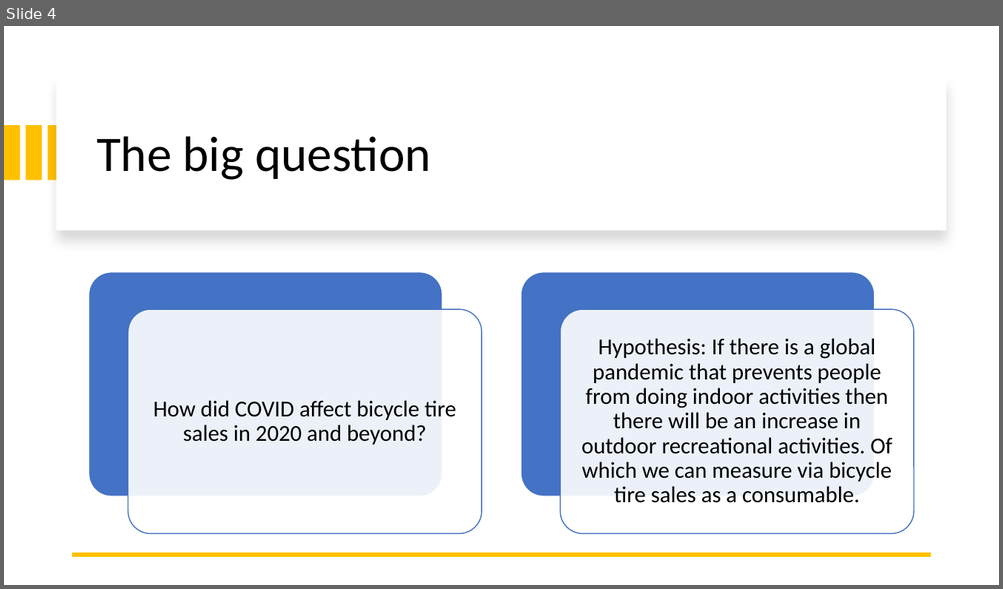
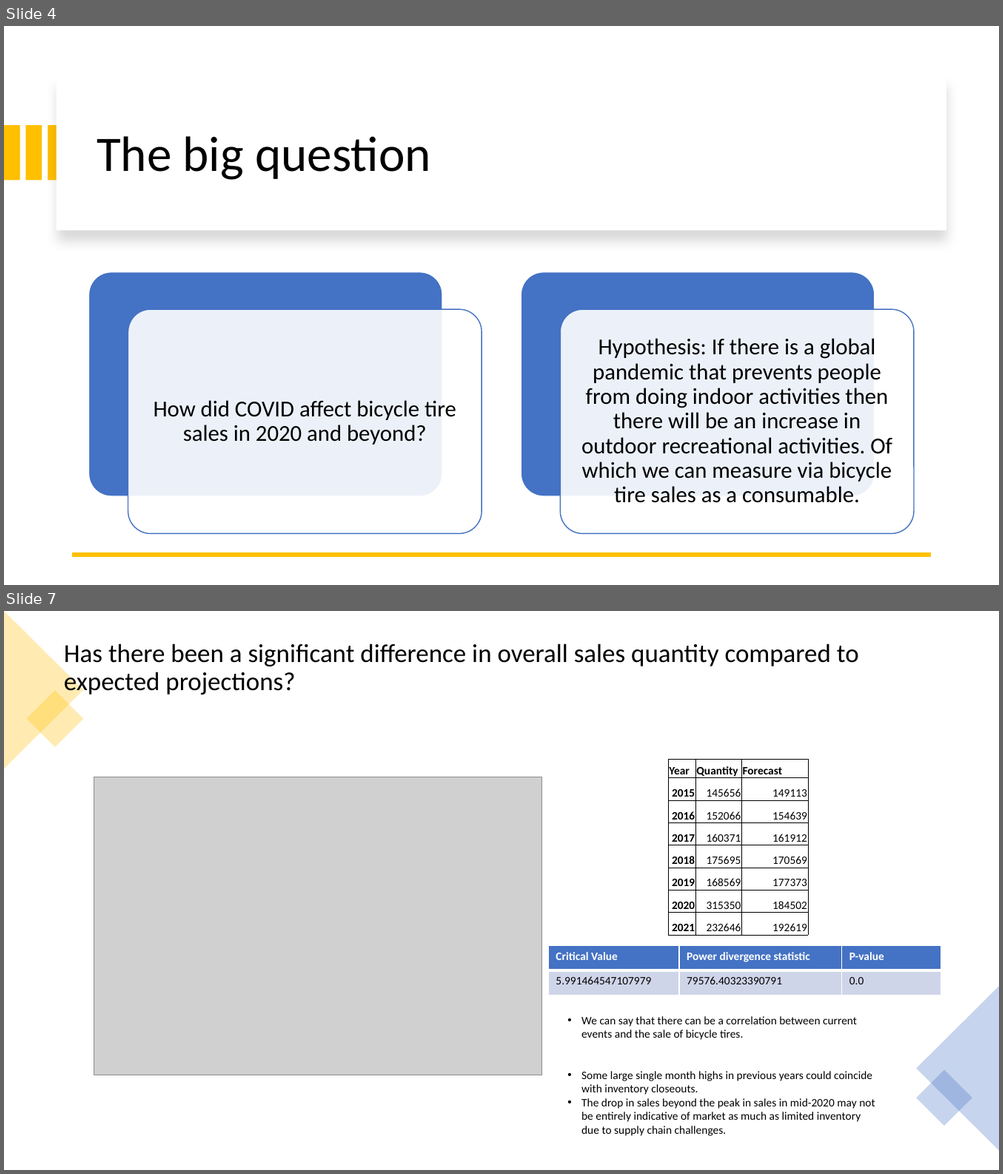
Before and after one commit to 2Delta/GT-Coding-Boot-Camp_Project-1, a slide deck: Project_power_point.pptx. Shown one above the other, each under a label of ours: slide 4 before the commit, slides 4 and 7 after it; the slides between them are not shown. The pictures are 1003x589 and 1003x1174 pixels, drawn with LibreOffice and Linux fonts; fonts in the diff are those of the drawing; grey boxes stand for pictures. Boxes give left, top, right and bottom in pixels: in the first picture for what was removed or moved away, otherwise in the second. Text is boxed around its words. In the diff, an @@ line names an element or a change of style, - is before the commit and + after.

```diff
--- a/Project_power_point.pptx
+++ b/Project_power_point.pptx
@@ slide 7 added at <box>4,611,999,1170</box>, background #FFFFFF @@
@@ triangle added at <box>4,611,83,769</box>, fill #FFC000 at 30% opacity @@
@@ title added at <box>64,644,859,697</box>, 25 pt, text #000000 @@
+Has there been a significant difference in overall sales quantity compared to expected projections?
@@ rectangle added at <box>26,691,83,748</box>, fill #FFC000 at 30% opacity @@
@@ table added at <box>668,760,808,936</box>, 8 rows, 3 columns @@
+Year | Quantity | Forecast
+2015 | 145656 | 149113
+2016 | 152066 | 154639
+2017 | 160371 | 161912
+2018 | 175695 | 170569
+2019 | 168569 | 177373
+2020 | 315350 | 184502
+2021 | 232646 | 192619
@@ picture added at <box>94,777,542,1076</box> @@
@@ table added at <box>549,946,941,996</box>, 2 rows, 3 columns @@
+Critical Value | Power divergence statistic | P-value
+5.991464547107979 | 79576.40323390791 | 0.0
@@ triangle added at <box>916,986,999,1151</box>, fill #4472C4 at 30% opacity @@
@@ text added at <box>581,1017,874,1136</box>, 11 pt, text #000000 @@
+• We can say that there can be a correlation between current events and the sale of bicycle tires.
+• Some large single month highs in previous years could coincide with inventory closeouts.
+• The drop in sales beyond the peak in sales in mid-2020 may not be entirely indicative of market as much as limited inventory due to supply chain challenges.
@@ rectangle added at <box>916,1070,972,1126</box>, fill #4472C4 at 30% opacity @@
```
Also in this commit, not shown: 3 slides changed, 3 other slides added, 2 slides removed.
